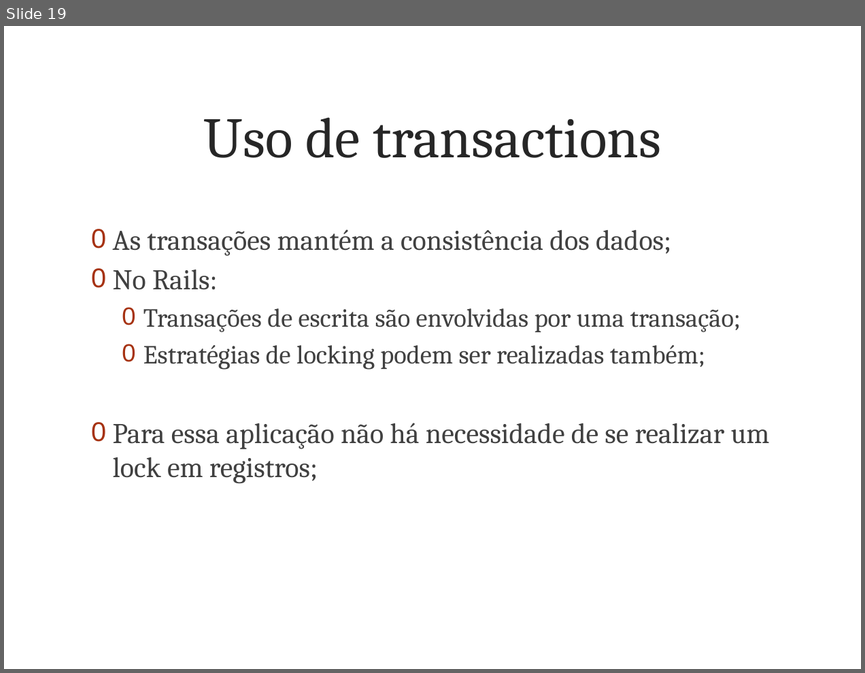
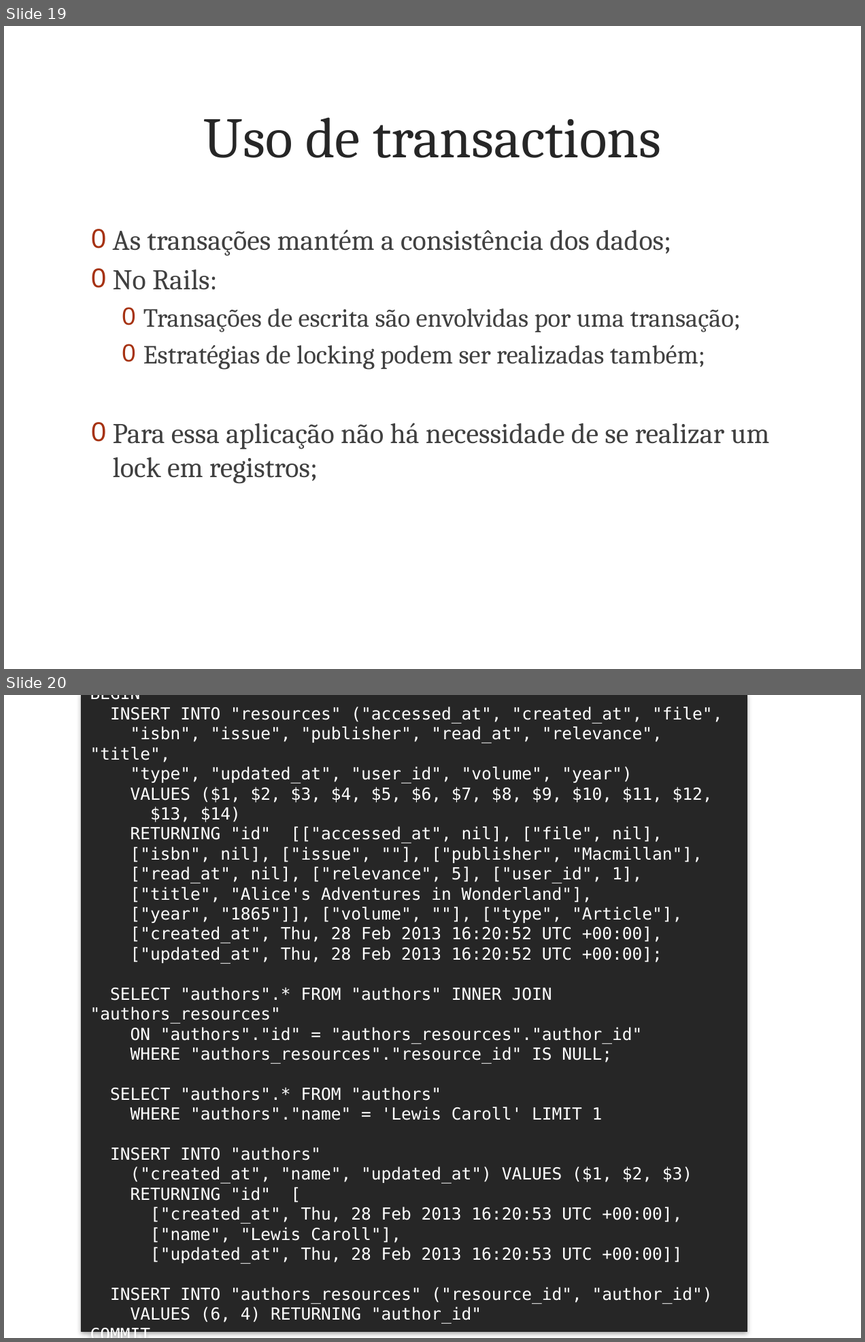
Before and after one commit to marcoafilho/my-last-project, a slide deck: doc/articles/part2/presentation.pptx. Shown one above the other, each under a label of ours: slide 19 before the commit, slides 19 and 20 after it. The pictures are 865x673 and 865x1342 pixels, drawn with LibreOffice and Linux fonts; fonts in the diff are those of the drawing; background and template pictures are left out. Boxes give left, top, right and bottom in pixels: in the first picture for what was removed or moved away, otherwise in the second. Text is boxed around its words. In the diff, an @@ line names an element or a change of style, - is before the commit and + after.

Commit message:
Refs #3, #18. Tasks and first article.

```diff
--- a/doc/articles/part2/presentation.pptx
+++ b/doc/articles/part2/presentation.pptx
@@ slide 20 added at (x1=4, y1=695, x2=861, y2=1338), background picture (left out) @@
@@ rectangle added at (x1=82, y1=695, x2=747, y2=1331), fill #262626, outline #262626 0.75 pt, 14 pt, text #FFFFFF @@
+BEGIN
+INSERT INTO "resources" ("accessed_at", "created_at", "file",
+"isbn", "issue", "publisher", "read_at", "relevance", "title",
+"type", "updated_at", "user_id", "volume", "year")
+VALUES ($1, $2, $3, $4, $5, $6, $7, $8, $9, $10, $11, $12,
+$13, $14)
+RETURNING "id" [["accessed_at", nil], ["file", nil],
+["isbn", nil], ["issue", ""], ["publisher", "Macmillan"],
+["read_at", nil], ["relevance", 5], ["user_id", 1],
+["title", "Alice's Adventures in Wonderland"],
+["year", "1865"]], ["volume", ""], ["type", "Article"],
+["created_at", Thu, 28 Feb 2013 16:20:52 UTC +00:00],
+["updated_at", Thu, 28 Feb 2013 16:20:52 UTC +00:00];
+SELECT "authors".* FROM "authors" INNER JOIN "authors_resources"
+ON "authors"."id" = "authors_resources"."author_id"
+WHERE "authors_resources"."resource_id" IS NULL;
+SELECT "authors".* FROM "authors"
+WHERE "authors"."name" = 'Lewis Caroll' LIMIT 1
+INSERT INTO "authors"
+("created_at", "name", "updated_at") VALUES ($1, $2, $3)
+RETURNING "id" [
+["created_at", Thu, 28 Feb 2013 16:20:53 UTC +00:00],
+["name", "Lewis Caroll"],
+["updated_at", Thu, 28 Feb 2013 16:20:53 UTC +00:00]]
+INSERT INTO "authors_resources" ("resource_id", "author_id")
+VALUES (6, 4) RETURNING "author_id"
+COMMIT
```
Also in this commit, not shown: 2 slides changed, 43 other files.
